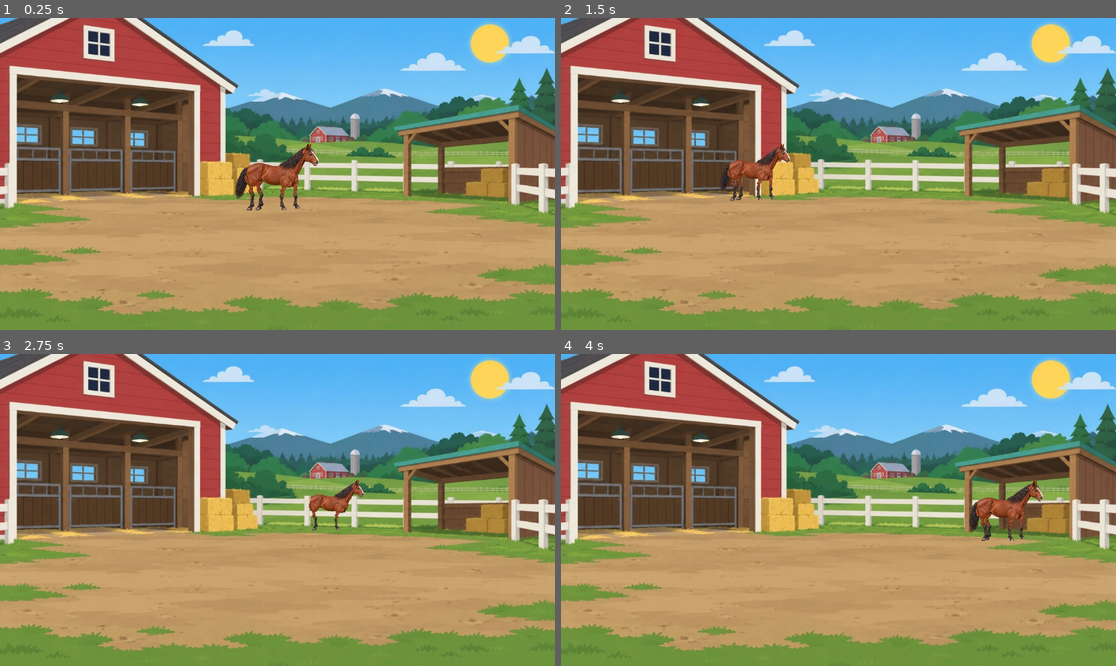
Above: before the commit, frames 1-4 (two rows, left to right).
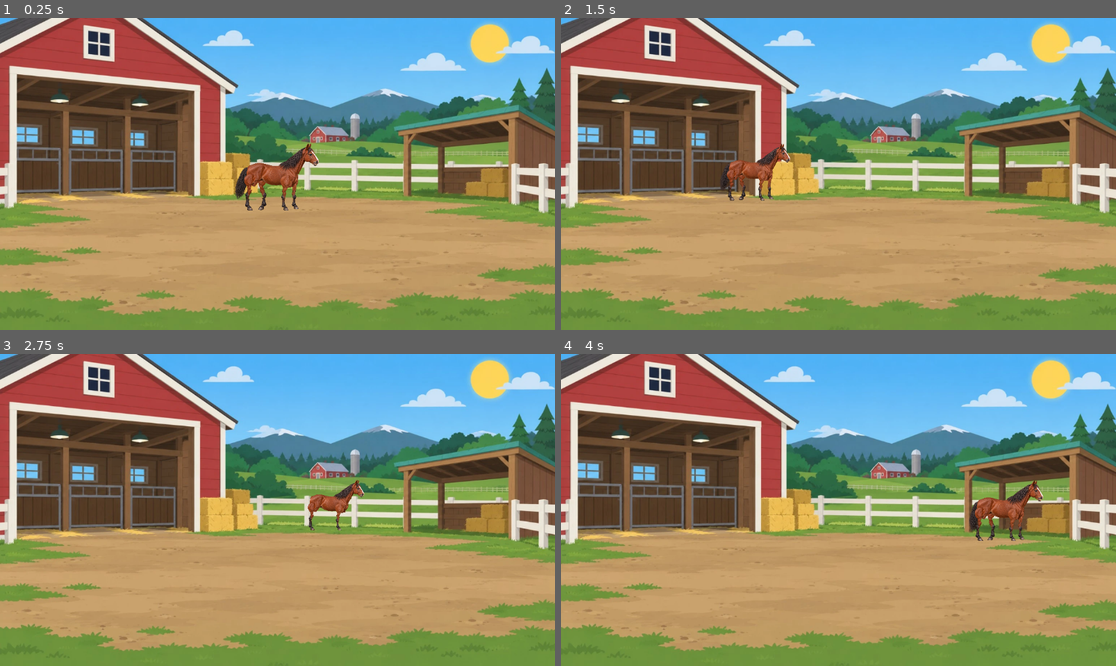
Above: after the commit, the same moments.

Repository: marceldubrig-hash/Pferd-und-Steve
Game: Godot game, scene res://scenes/main.tscn
Same seed, same stepped clock (60 frames per second), same inputs: the game is played once before the commit and once after it.
Inputs (mouse positions are in pixels of both pictures, inside the frame that each line leads up to):
- Up to frame 1 (0.25 s): no input
- Up to frame 2 (1.5 s): move the mouse to (960, 158) at 0.52 s; click (960, 158) at 0.67 s; drag from (727, 189) to (810, 236) at 1.27 s
- Up to frame 3 (2.75 s): move the mouse to (333, 441) at 2.02 s; click (333, 441) at 2.17 s
- Up to frame 4 (4 s): drag from (810, 572) to (672, 463) at 2.77 s; move the mouse to (1005, 556) at 3.52 s; click (1005, 556) at 3.67 s

The runs differ from the first frame. In frame 1, 0.4% of the frame differs, in the area x 43-55%, y 50-62%; in frame 2, 0.3%; in frame 3, 0.1%; in frame 4, 0.3%.

Commit message:
Restore validated hind leg rig and walk baseline

Diff:
--- a/scenes/horse_cutout_rig.tscn
+++ b/scenes/horse_cutout_rig.tscn
@@ -352,10 +352,10 @@
 tracks/0/interp = 1
 tracks/0/loop_wrap = true
 tracks/0/keys = {
-"times": PackedFloat32Array(0, 0.3, 0.6, 0.9, 1.2),
-"transitions": PackedFloat32Array(1, 1, 1, 1, 1),
-"update": 0,
-"values": [0.0, 0.244346, 0.0, -0.191986, 0.0]
+"times": PackedFloat32Array(0, 0.28, 0.58, 0.88, 1.2),
+"transitions": PackedFloat32Array(1, 1, 1, 1, 1),
+"update": 0,
+"values": [0.0, 0.10472, 0.0, -0.0872665, 0.0]
 }
 tracks/1/type = "value"
 tracks/1/imported = false
@@ -364,10 +364,10 @@
 tracks/1/interp = 1
 tracks/1/loop_wrap = true
 tracks/1/keys = {
-"times": PackedFloat32Array(0, 0.3, 0.6, 0.9, 1.2),
-"transitions": PackedFloat32Array(1, 1, 1, 1, 1),
-"update": 0,
-"values": [-0.15708, 0.0, 0.20944, 0.0, -0.15708]
+"times": PackedFloat32Array(0, 0.34, 0.64, 0.94, 1.2),
+"transitions": PackedFloat32Array(1, 1, 1, 1, 1),
+"update": 0,
+"values": [0.0, 0.0872665, 0.0, -0.0698132, 0.0]
 }
 tracks/2/type = "value"
 tracks/2/imported = false
@@ -379,7 +379,7 @@
 "times": PackedFloat32Array(0, 0.3, 0.6, 0.9, 1.2),
 "transitions": PackedFloat32Array(1, 1, 1, 1, 1),
 "update": 0,
-"values": [0.0, -0.191986, 0.0, 0.244346, 0.0]
+"values": [0.0, -0.0872665, 0.0, 0.10472, 0.0]
 }
 tracks/3/type = "value"
 tracks/3/imported = false
@@ -388,10 +388,10 @@
 tracks/3/interp = 1
 tracks/3/loop_wrap = true
 tracks/3/keys = {
-"times": PackedFloat32Array(0, 0.3, 0.6, 0.9, 1.2),
-"transitions": PackedFloat32Array(1, 1, 1, 1, 1),
-"update": 0,
-"values": [0.174533, 0.0, -0.20944, 0.0, 0.174533]
+"times": PackedFloat32Array(0, 0.36, 0.66, 0.96, 1.2),
+"transitions": PackedFloat32Array(1, 1, 1, 1, 1),
+"update": 0,
+"values": [0.0, -0.0698132, 0.0, 0.0872665, 0.0]
 }
 tracks/4/type = "value"
 tracks/4/imported = false
@@ -400,10 +400,10 @@
 tracks/4/interp = 1
 tracks/4/loop_wrap = true
 tracks/4/keys = {
-"times": PackedFloat32Array(0, 0.3, 0.6, 0.9, 1.2),
-"transitions": PackedFloat32Array(1, 1, 1, 1, 1),
-"update": 0,
-"values": [0.0, -0.314159, 0.0, 0.226893, 0.0]
+"times": PackedFloat32Array(0, 0.28, 0.58, 0.88, 1.2),
+"transitions": PackedFloat32Array(1, 1, 1, 1, 1),
+"update": 0,
+"values": [0.0, -0.139626, 0.0, 0.10472, 0.0]
 }
 tracks/5/type = "value"
 tracks/5/imported = false
@@ -412,10 +412,10 @@
 tracks/5/interp = 1
 tracks/5/loop_wrap = true
 tracks/5/keys = {
-"times": PackedFloat32Array(0, 0.3, 0.6, 0.9, 1.2),
-"transitions": PackedFloat32Array(1, 1, 1, 1, 1),
-"update": 0,
-"values": [0.20944, 0.0, -0.261799, 0.0, 0.20944]
+"times": PackedFloat32Array(0, 0.34, 0.64, 0.94, 1.2),
+"transitions": PackedFloat32Array(1, 1, 1, 1, 1),
+"update": 0,
+"values": [0.0, -0.10472, 0.0, 0.0872665, 0.0]
 }
 tracks/6/type = "value"
 tracks/6/imported = false
@@ -427,7 +427,7 @@
 "times": PackedFloat32Array(0, 0.3, 0.6, 0.9, 1.2),
 "transitions": PackedFloat32Array(1, 1, 1, 1, 1),
 "update": 0,
-"values": [0.0, 0.226893, 0.0, -0.314159, 0.0]
+"values": [0.0, 0.10472, 0.0, -0.139626, 0.0]
 }
 tracks/7/type = "value"
 tracks/7/imported = false
@@ -436,10 +436,10 @@
 tracks/7/interp = 1
 tracks/7/loop_wrap = true
 tracks/7/keys = {
-"times": PackedFloat32Array(0, 0.3, 0.6, 0.9, 1.2),
-"transitions": PackedFloat32Array(1, 1, 1, 1, 1),
-"update": 0,
-"values": [-0.20944, 0.0, 0.261799, 0.0, -0.20944]
+"times": PackedFloat32Array(0, 0.36, 0.66, 0.96, 1.2),
+"transitions": PackedFloat32Array(1, 1, 1, 1, 1),
+"update": 0,
+"values": [0.0, 0.0872665, 0.0, -0.10472, 0.0]
 }
 tracks/8/type = "value"
 tracks/8/imported = false
@@ -448,10 +448,10 @@
 tracks/8/interp = 1
 tracks/8/loop_wrap = true
 tracks/8/keys = {
-"times": PackedFloat32Array(0, 0.3, 0.6, 0.9, 1.2),
-"transitions": PackedFloat32Array(1, 1, 1, 1, 1),
-"update": 0,
-"values": [0.0, 0.15708, 0.0, -0.122173, 0.0]
+"times": PackedFloat32Array(0, 0.28, 0.58, 0.88, 1.2),
+"transitions": PackedFloat32Array(1, 1, 1, 1, 1),
+"update": 0,
+"values": [0.0, 0.0698132, 0.0, -0.0523599, 0.0]
 }
 tracks/9/type = "value"
 tracks/9/imported = false
@@ -460,10 +460,10 @@
 tracks/9/interp = 1
 tracks/9/loop_wrap = true
 tracks/9/keys = {
-"times": PackedFloat32Array(0, 0.3, 0.6, 0.9, 1.2),
-"transitions": PackedFloat32Array(1, 1, 1, 1, 1),
-"update": 0,
-"values": [-0.10472, 0.0, 0.139626, 0.0, -0.10472]
+"times": PackedFloat32Array(0, 0.34, 0.64, 0.94, 1.2),
+"transitions": PackedFloat32Array(1, 1, 1, 1, 1),
+"update": 0,
+"values": [0.0, 0.0523599, 0.0, -0.0349066, 0.0]
 }
 tracks/10/type = "value"
 tracks/10/imported = false
@@ -475,7 +475,7 @@
 "times": PackedFloat32Array(0, 0.3, 0.6, 0.9, 1.2),
 "transitions": PackedFloat32Array(1, 1, 1, 1, 1),
 "update": 0,
-"values": [0.0, -0.122173, 0.0, 0.15708, 0.0]
+"values": [0.0, -0.0523599, 0.0, 0.0698132, 0.0]
 }
 tracks/11/type = "value"
 tracks/11/imported = false
@@ -484,10 +484,10 @@
 tracks/11/interp = 1
 tracks/11/loop_wrap = true
 tracks/11/keys = {
-"times": PackedFloat32Array(0, 0.3, 0.6, 0.9, 1.2),
-"transitions": PackedFloat32Array(1, 1, 1, 1, 1),
-"update": 0,
-"values": [0.10472, 0.0, -0.139626, 0.0, 0.10472]
+"times": PackedFloat32Array(0, 0.36, 0.66, 0.96, 1.2),
+"transitions": PackedFloat32Array(1, 1, 1, 1, 1),
+"update": 0,
+"values": [0.0, -0.0349066, 0.0, 0.0523599, 0.0]
 }
 tracks/12/type = "value"
 tracks/12/imported = false
@@ -536,7 +536,7 @@
 
 [node name="TailPivot" type="Node2D" parent="."]
 position = Vector2(-449, -198)
-z_index = -2
+z_index = -1
 
 [node name="Tail" type="Sprite2D" parent="TailPivot"]
 position = Vector2(-102.18, 270.66)
@@ -551,7 +551,7 @@
 
 [node name="HindNear" type="Node2D" parent="."]
 position = Vector2(-446, -74)
-scale = Vector2(-0.5, 0.5)
+scale = Vector2(0.5, 0.5)
 z_index = 1
 
 [node name="Upper" type="Sprite2D" parent="HindNear"]
@@ -596,7 +596,7 @@
 texture = SubResource("AtlasTexture_front_left_hoof")
 
 [node name="HindFar" type="Node2D" parent="."]
-position = Vector2(-330, -77)
+position = Vector2(-262, -77)
 scale = Vector2(0.5, 0.5)
 z_index = -1
 
